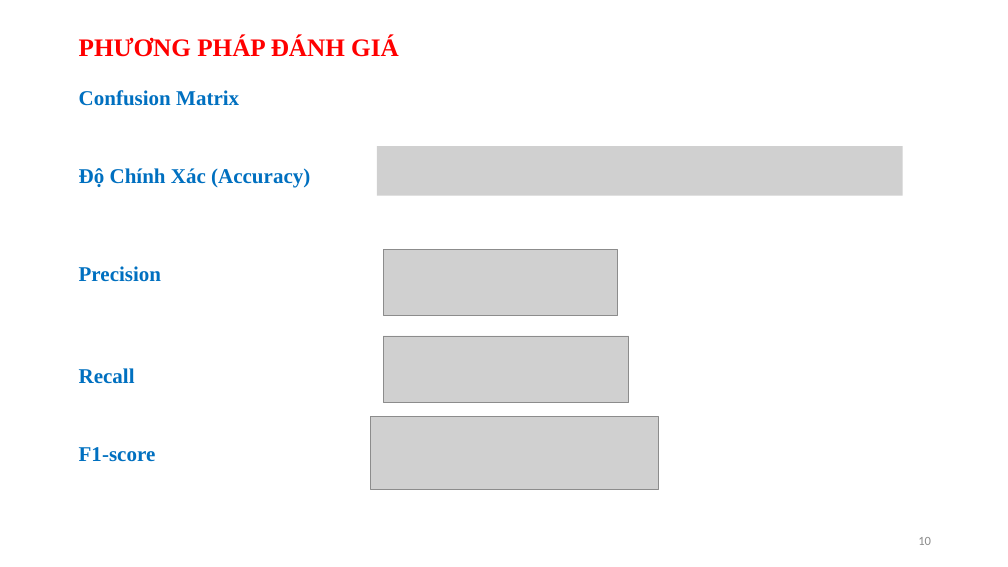
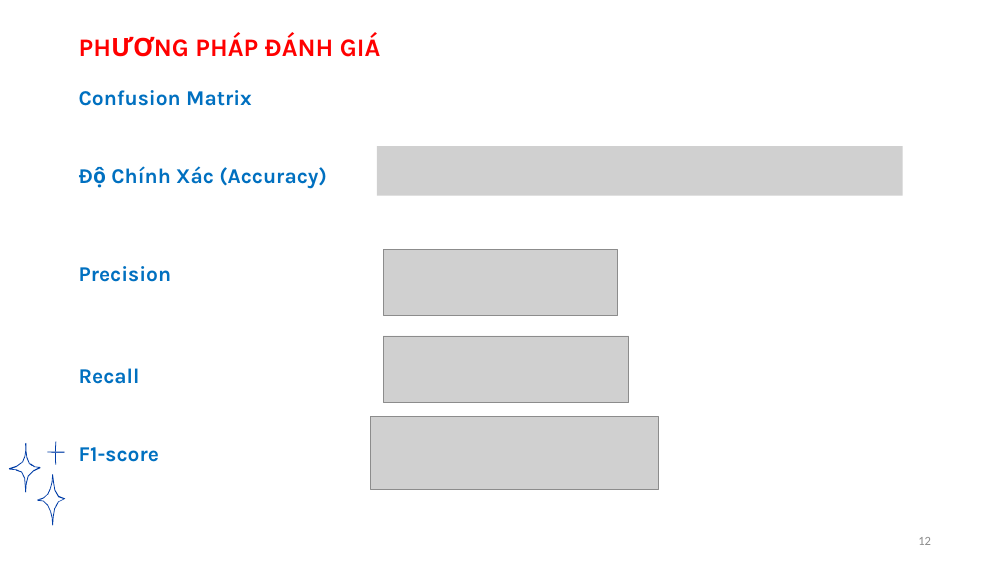
Before and after one commit to tantlu/ramen_rating_2024, a slide deck: slide 12 of Baove.pptx (slide 10 before the commit). Drawn at 1008x567 pixels with LibreOffice and Linux fonts; fonts in the diff are those of the drawing; grey boxes stand for pictures; background and template pictures are left out. Boxes give left, top, right and bottom in pixels: in the first picture for what was removed or moved away, otherwise in the second. Text is boxed around its words. In the diff, an @@ line names an element or a change of style, - is before the commit and + after.

```diff
--- a/Baove.pptx
+++ b/Baove.pptx
@@ font Times New Roman to Karla in 6 elements at [79, 368, 140, 384], [79, 90, 252, 106], [111, 166, 327, 189], [79, 266, 172, 282], [79, 447, 159, 462], [195, 33, 380, 57] @@
@@ freeform shape added at [9, 442, 65, 526], fill #003DA7 @@
@@ page number at [918, 537, 931, 545]: text changed @@
-10
+12
```
Also in this commit, not shown: 11 other slides changed, 3 slides added, 3 slides removed.
